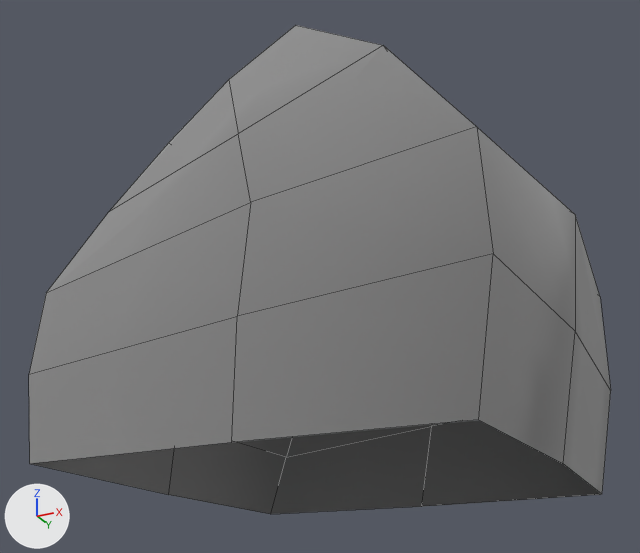
One commit to the FBX model Assets/UndergroundScripts/JC_StylizedRocks_Lite/Models/SM_Rocks_02.fbx: the scene before it, then after it.
The view is the same before and after, from a 50 mm camera at (0.372, -0.84, -0.174) aimed at (-0.037, -0.023, 0.194). Lighting does not change. The marker at lower left points along +X, +Y and +Z. Mesh edges are drawn as thin lines. Where no turn or scale is listed for an object, it has been applied to the vertices.

In view in the first picture: 'SM_Rock_02'.
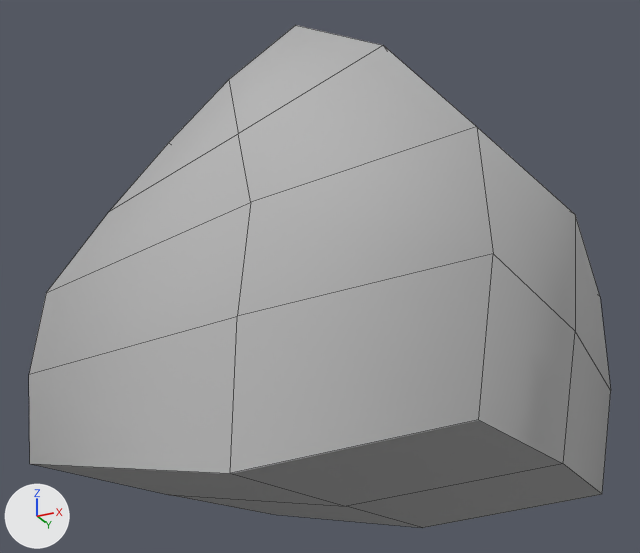
Commit message: CLose holes rock

Patch to the scene script:
```diff
--- a/Assets/UndergroundScripts/JC_StylizedRocks_Lite/Models/SM_Rocks_02.fbx.py
+++ b/Assets/UndergroundScripts/JC_StylizedRocks_Lite/Models/SM_Rocks_02.fbx.py
@@ mat_sm_rock_01 @@
 mat_sm_rock_01.base_color = (0.5, 0.5, 0.5)  # grey #bcbcbc
-mat_sm_rock_01.metallic = 1.0
 mat_sm_rock_01.roughness = 1.0
@@ me_rock_01_zb @@
 me_rock_01_zb.from_pydata(...)  # 41 vertices, 36 faces; spans x -0.242..0.24, y -0.243..0.24, z -0.027..0.425
 # used by ob_sm_rock_02; location = (0.0, 0.0, 0.0)
 # verts and faces of me_rock_01_zb; kept vertices keep their numbers, new ones are numbered from 41
 # before: 0 (-0.241, -0.218, -0.027) at pixel (29, 463), 2 (-0.224, 0.207, -0.027) at pixel (270, 514), 4 (0.186, -0.205, -0.027) at pixel (478, 419), 6 (0.199, 0.222, -0.027) at pixel (602, 494), 15 (-0.242, 0.003, -0.027) at pixel (168, 494)
 # before: 19 (-0.02, 0.226, -0.027) at pixel (421, 506), 23 (0.203, 0.004, -0.027) at pixel (563, 463), 26 (-0.02, -0.219, -0.027) at pixel (231, 442)
+# me_rock_01_zb part 1
+verts[19] = (-0.02, 0.226, -0.053)  # moved, pixel (422, 527)
+verts[26] = (-0.02, -0.219, -0.053)  # moved, pixel (230, 473)
+verts[41] = (-0.02, 0.004, -0.053)  # pixel (346, 506)
+faces += [(0, 15, 41, 26), (4, 26, 41, 23), (2, 19, 41, 15), (6, 23, 41, 19)]
 me_rock_01_zb.materials.append(mat_sm_rock_01)
```

Where the change shows, as pixel boxes [x1, y1, x2, y2] in the pictures (640 x 553 px):
'SM_Rock_02', surface changed, reshaped
    before: [29, 25, 611, 514]
    after: [29, 25, 611, 528]
part 1 of me_rock_01_zb, built on
    before: [29, 254, 602, 514]
    after: [29, 254, 602, 528]
